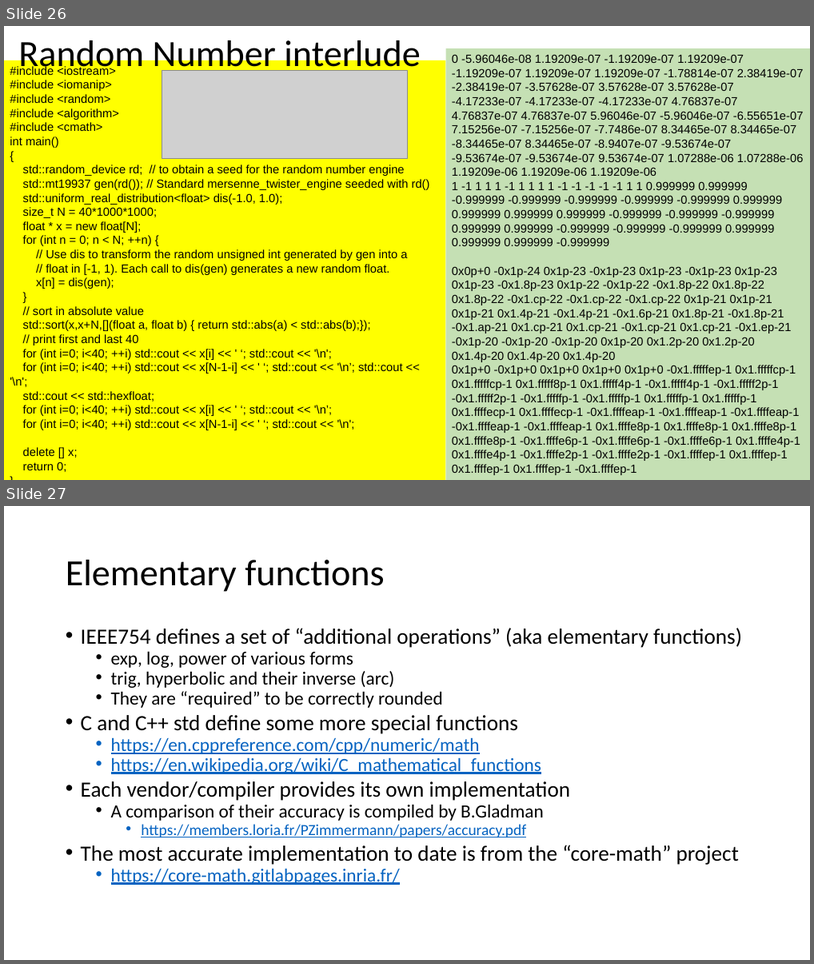
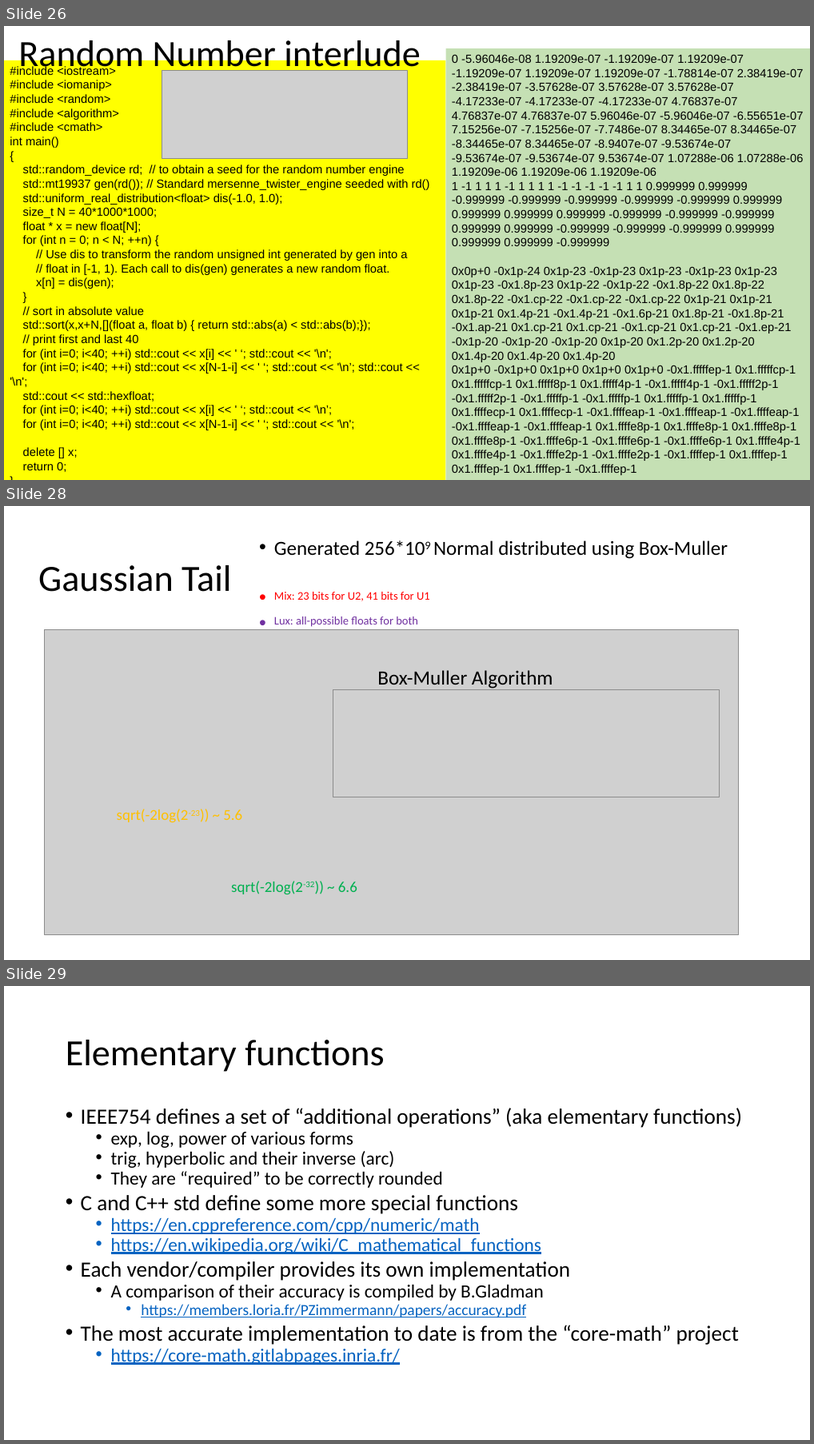
Before and after one commit to VinInn/FPCourse, a slide deck: Slides/FPforScientist.pptx. Shown one above the other, each under a label of ours: slides 26 and 27 before the commit, slides 26, 28 and 29 after it; the slides between them are not shown. The pictures are 814x964 and 814x1444 pixels, drawn with LibreOffice and Linux fonts; fonts in the diff are those of the drawing; grey boxes stand for pictures. Boxes give left, top, right and bottom in pixels: in the first picture for what was removed or moved away, otherwise in the second. Text is boxed around its words. In the diff, an @@ line names an element or a change of style, - is before the commit and + after.

```diff
--- a/Slides/FPforScientist.pptx
+++ b/Slides/FPforScientist.pptx
@@ slide 28 added at box(4, 506, 810, 960), background #FFFFFF @@
@@ text added at box(274, 540, 728, 627), 23.8 pt, text #000000 @@
+• Generated 256*109 Normal distributed using Box-Muller
+• Mix: 23 bits for U2, 41 bits for U1
+• Lux: all-possible floats for both
@@ title added at box(38, 565, 231, 592), 44 pt, text #000000 @@
+Gaussian Tail
@@ picture added at box(44, 629, 739, 934) @@
@@ text added at box(378, 670, 554, 688), 24 pt, text #000000 @@
+Box-Muller Algorithm
@@ picture added at box(334, 689, 720, 796) @@
@@ text added at box(117, 808, 242, 823), 18 pt, text #FFC000 @@
+sqrt(-2log(2-23)) ~ 5.6
@@ text added at box(231, 880, 358, 894), 18 pt, text #00B050 @@
+sqrt(-2log(2-32)) ~ 6.6
@@ what was slide 27 is now slide 29 @@
```
Also in this commit, not shown: 1 other slide added.
